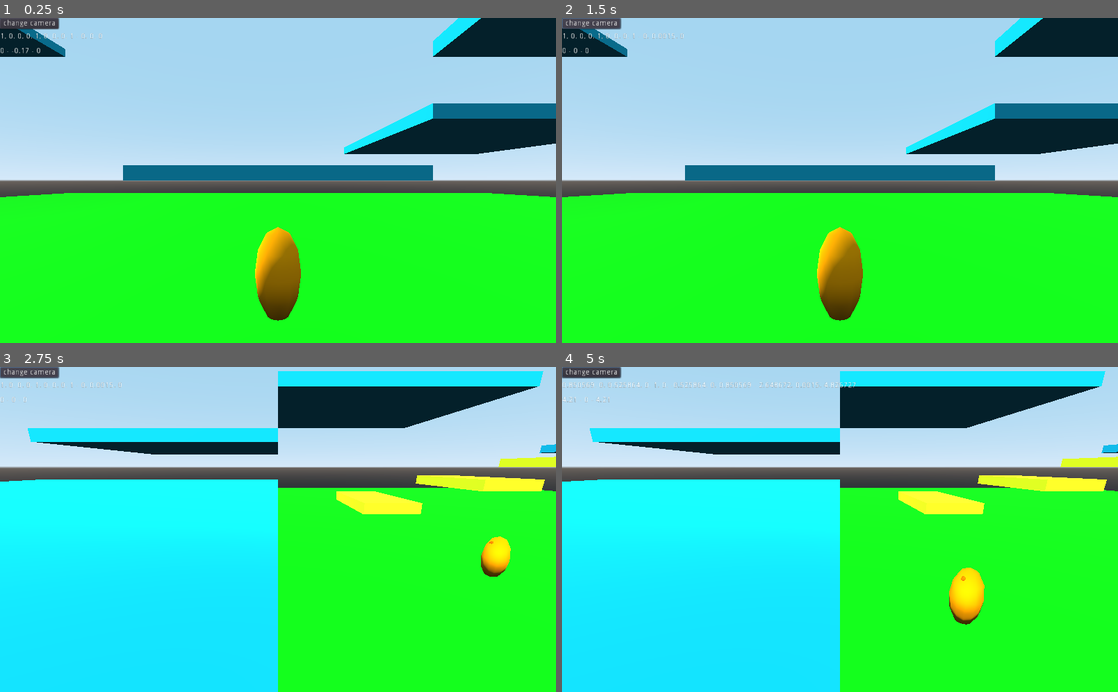
Above: before the commit, frames 1-4 (two rows, left to right).
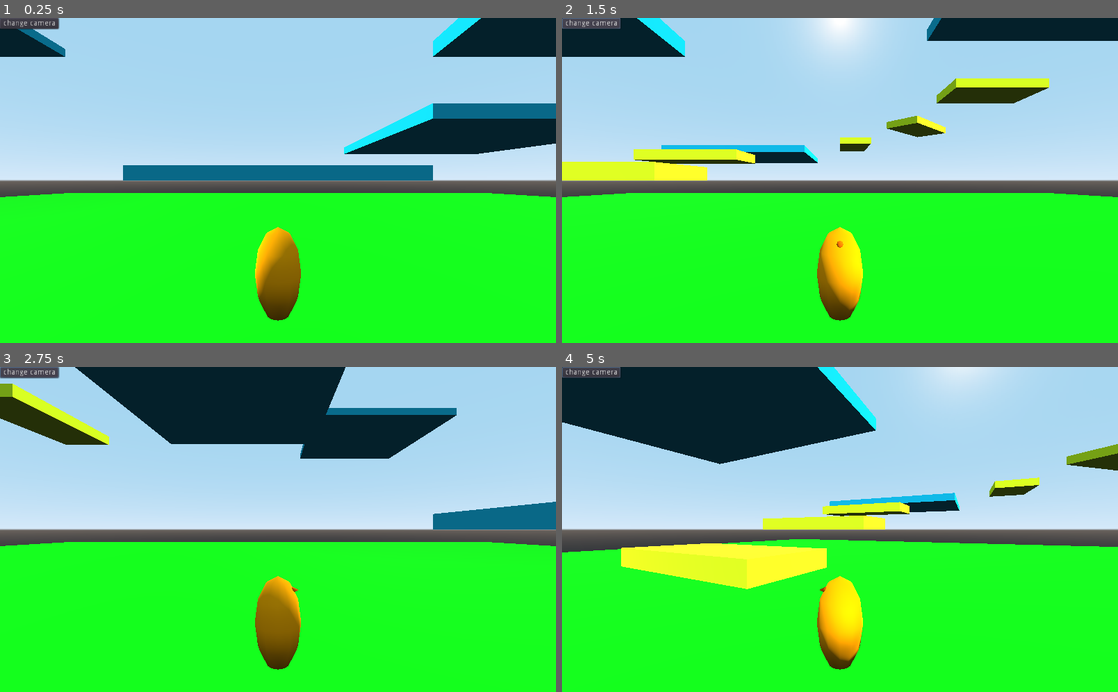
Above: after the commit, the same moments.

Repository: albesca/Test3dPlatformer
Game: Godot game, scene res://Assets/Scenes/Level.tscn
Two runs of this game, one before a commit and one after it. Both use one fixed random seed, a clock stepped at 60 frames per second and the inputs below.
Inputs (mouse positions are in pixels of both pictures, inside the frame that each line leads up to):
- Up to frame 1 (0.25 s): no input
- Up to frame 2 (1.5 s): click "change camera" at 0.5 s; click "change camera" at 1.25 s
- Up to frame 3 (2.75 s): click "change camera" at 2 s
- Up to frame 4 (5 s): tap Enter at 2.75 s; move the mouse to (962, 513) at 2.77 s; click (962, 513) at 2.92 s; tap Space at 3.5 s; drag from (728, 545) to (812, 594) at 3.52 s; move the mouse to (895, 458) at 4.27 s; click (895, 458) at 4.42 s

The runs differ from the first frame. In frame 1, 0.1% of the frame differs, in the area x 0-99%, y 4-56%; in frame 2, 19%; in frame 3, 70%; in frame 4, 71%, in the area x 0-100%, y 0-100%.

Commit message:
fixed missing jumps

Diff:
--- a/Assets/Scenes/Level.tscn
+++ b/Assets/Scenes/Level.tscn
@@ -17,14 +17,31 @@
 angle_precision = 0.01
 max_angle_to_move = 0.25
 
-[node name="Camera" type="Camera" parent="Player"]
+[node name="BackCamera" type="Camera" parent="Player"]
 transform = Transform( -1, 0, -3.25841e-07, 0, 1, 0, 3.25841e-07, 0, -1, 0, 3, -5 )
 current = true
+
+[node name="FrontCamera" type="Camera" parent="Player"]
+transform = Transform( 1, 0, 0, 0, 1, 0, 0, 0, 1, 0, 3, 5 )
+
+[node name="LeftCamera" type="Camera" parent="Player"]
+transform = Transform( -1.62921e-07, 0, 1, 0, 1, 0, -1, 0, -1.62921e-07, 5, 3, 0 )
+
+[node name="RightCamera" type="Camera" parent="Player"]
+transform = Transform( -1.62921e-07, 0, -1, 0, 1, 0, 1, 0, -1.62921e-07, -5, 3, 0 )
 
 [node name="DirectionalLight" type="DirectionalLight" parent="."]
 transform = Transform( 0.5, -0.433013, 0.75, 0, 0.866025, 0.5, -0.866025, -0.25, 0.433013, 0, 0, 0 )
 
-[node name="Label" type="Label" parent="."]
+[node name="DebugData" type="Control" parent="."]
+visible = false
+margin_right = 40.0
+margin_bottom = 40.0
+__meta__ = {
+"_edit_use_anchors_": false
+}
+
+[node name="Label" type="Label" parent="DebugData"]
 margin_top = 27.0
 margin_right = 40.0
 margin_bottom = 41.0
@@ -32,7 +49,7 @@
 "_edit_use_anchors_": false
 }
 
-[node name="Label2" type="Label" parent="."]
+[node name="Label2" type="Label" parent="DebugData"]
 margin_top = 54.0
 margin_right = 40.0
 margin_bottom = 68.0
@@ -90,6 +107,7 @@
 [node name="Ledge6" parent="." instance=ExtResource( 5 )]
 transform = Transform( 1, 0, 0, 0, 1, 0, 0, 0, 1, 17.5, 14, -22.5 )
 [connection signal="set_destination" from="Gound" to="." method="set_destination"]
+[connection signal="reset_level" from="Player" to="." method="reset_level"]
 [connection signal="pressed" from="Button" to="." method="switch_camera"]
 [connection signal="set_destination" from="Platform" to="." method="set_destination"]
 [connection signal="set_destination" from="Platform5" to="." method="set_destination"]
--- a/Assets/Scenes/Player.tscn
+++ b/Assets/Scenes/Player.tscn
@@ -24,10 +24,16 @@
 radius = 0.5
 material = SubResource( 2 )
 
-[node name="CSGCylinder" type="CSGCylinder" parent="."]
+[node name="Nose" type="CSGCylinder" parent="."]
 transform = Transform( 1, 0, 0, 0, -1.62921e-07, -1, 0, 1, -1.62921e-07, 0, 1.7, 0.35 )
 radius = 0.1
 height = 0.2
 cone = true
 material = SubResource( 3 )
+
+[node name="GroundDetector" type="RayCast" parent="."]
+transform = Transform( 1, 0, 0, 0, 1, 0, 0, 0, 1, 0, 0.1, 0 )
+enabled = true
+cast_to = Vector3( 0, -0.2, 0 )
+collision_mask = 8
 [connection signal="input_event" from="." to="." method="jump"]
--- /dev/null
+++ b/Assets/Scripts/Global.gd
@@ -0,0 +1,37 @@
+extends Node
+
+
+const DEFAULT_PRECISION = 0.01
+
+
+func round_vector3(vector, precision = DEFAULT_PRECISION):
+	var result = Vector3(
+		round(vector.x / precision) * precision,
+		round(vector.y / precision) * precision,
+		round(vector.z / precision) * precision
+	)
+	return result
+
+
+func are_basis_equal_ignore_axis(base_basis, target_basis, axis, precision):
+	var base_x = round_vector3(base_basis.x, precision)
+	var base_y = round_vector3(base_basis.y, precision)
+	var base_z = round_vector3(base_basis.z, precision)
+	var target_x = round_vector3(target_basis.x, precision)
+	var target_y = round_vector3(target_basis.y, precision)
+	var target_z = round_vector3(target_basis.z, precision)
+	if axis == Vector3.UP:
+		base_y = Vector3.ZERO
+		target_y = Vector3.ZERO
+	elif axis == Vector3.RIGHT:
+		base_x = Vector3.ZERO
+		target_x = Vector3.ZERO
+	elif axis == Vector3.FORWARD:
+		base_z = Vector3.ZERO
+		target_z = Vector3.ZERO
+
+	var result = false
+	if base_x == target_x and base_y == target_y and base_z == target_z:
+		result = true
+
+	return result
--- a/Assets/Scripts/Level.gd
+++ b/Assets/Scripts/Level.gd
@@ -1,25 +1,47 @@
 extends Spatial
 
 var counter = 500
+var cameras
+
+
+func _ready():
+	cameras = [$Player/BackCamera, $Player/LeftCamera, $Player/FrontCamera, \
+			$Player/RightCamera]
+
+
+func _process(_delta):
+	if counter > 15:
+		counter = 0
+		$DebugData/Label.text = str($Player.transform)
+		$DebugData/Label2.text = str(round($Player.velocity.x * 100.0) / \
+				100.0) + " - " + str(round($Player.velocity.y * 100.0) / \
+				100.0) + " - " + str(round($Player.velocity.x * 100.0) / 100.0)
+	else:
+		counter += 1
+
 
 func set_destination(destination_position):
 	print("destination: ", destination_position)
 	$Player.set_destination(destination_position)
 
 
-func _process(_delta):
-	if counter > 15:
-		counter = 0
-		$Label.text = str($Player.transform)
-		$Label2.text = str(round($Player.velocity.x * 100.0) / 100.0) + " - " + \
-				str(round($Player.velocity.y * 100.0) / 100.0) + " - " + \
-				str(round($Player.velocity.x * 100.0) / 100.0)
-	else:
-		counter += 1
+func switch_camera():
+	var next = false
+	for camera in cameras:
+		if next:
+			camera.current = true
+			next = false
+			break
+		if camera.current:
+			next = true
+
+	if next:
+		reset_camera()
 
 
-func switch_camera():
-	if $Player/Camera.current:
-		$Camera.current = true
-	else:
-		$Player/Camera.current = true
+func reset_camera():
+	cameras[0].current = true
+
+
+func reset_level():
+	reset_camera()
--- a/Assets/Scripts/Platform.gd
+++ b/Assets/Scripts/Platform.gd
@@ -4,7 +4,10 @@
 signal set_destination(destination_position)
 
 
-func set_destination(_camera, event, click_position, _click_normal, _shape_idx):
+func set_destination(_camera, event, click_position, click_normal, _shape_idx):
 	if event is InputEventMouseButton and event.button_index == BUTTON_LEFT \
 			and event.pressed:
-		emit_signal("set_destination", click_position)
+		if Global.round_vector3(click_normal) == Vector3.UP:
+			emit_signal("set_destination", click_position)
+		else:
+			print("I've been clicked from the sides or the bottom...")
--- a/Assets/Scripts/Player.gd
+++ b/Assets/Scripts/Player.gd
@@ -1,5 +1,6 @@
 extends KinematicBody
 
+signal reset_level
 
 const HEIGHT = 2.0
 const DRAG_FACTOR = 100.0
@@ -20,10 +21,12 @@
 var velocity = Vector3.ZERO
 var destination = null
 var running = false
+var jumping
 var speed = 0
 var last_distance_to_destination = 0
 var last_angle_to_destination = 0
 var starting_transform
+var standing_on_ground
 
 
 func _init():
@@ -36,11 +39,15 @@
 
 
 func _physics_process(delta):
+	standing_on_ground = !jumping and (is_on_floor() or \
+			$GroundDetector.is_colliding())
 	transform = transform.orthonormalized()
 	if velocity != Vector3.ZERO:
 		velocity = move_and_slide(velocity, Vector3.UP)
+		if is_on_floor():
+			jumping = false
 
-	if destination and is_on_floor():
+	if destination and standing_on_ground:
 		var angle_to_target = get_angle_to_target(destination)
 		if abs(angle_to_target) > angle_precision and \
 					(last_angle_to_destination == 0 or abs(angle_to_target) <= \
@@ -76,7 +83,7 @@
 
 		last_angle_to_destination = angle_to_target
 
-	if is_on_floor():
+	if standing_on_ground:
 		velocity.y = 0
 		if !destination:
 			if velocity.z != 0:
@@ -102,14 +109,13 @@
 func jump(_camera, event, click_position, _click_normal, _shape_idx):
 	if event is InputEventMouseButton and event.button_index == BUTTON_LEFT \
 			and event.pressed:
-		if is_on_floor():
+		if standing_on_ground and !jumping:
 			reset_destination()
 			velocity += get_jump_vector(click_position.y - transform.origin.y) \
 					* jump_strenght
+			jumping = true
 			print(velocity)
 		else:
-			#TODO add raycast to see if I'm actually in midair
-			#TODO add a counter since last jump to avoid double jump
 			print("I can't jump in midair!")
 
 
@@ -128,39 +134,6 @@
 		angle_to_target = (2 * PI - abs(angle_to_target)) * \
 				(abs(angle_to_target) / angle_to_target) * -1
 	return angle_to_target
-
-
-func are_basis_equal_ignore_axis(base_basis, target_basis, axis, precision):
-	var base_x = round_vector3(base_basis.x, precision)
-	var base_y = round_vector3(base_basis.y, precision)
-	var base_z = round_vector3(base_basis.z, precision)
-	var target_x = round_vector3(target_basis.x, precision)
-	var target_y = round_vector3(target_basis.y, precision)
-	var target_z = round_vector3(target_basis.z, precision)
-	if axis == Vector3.UP:
-		base_y = Vector3.ZERO
-		target_y = Vector3.ZERO
-	elif axis == Vector3.RIGHT:
-		base_x = Vector3.ZERO
-		target_x = Vector3.ZERO
-	elif axis == Vector3.FORWARD:
-		base_z = Vector3.ZERO
-		target_z = Vector3.ZERO
-
-	var result = false
-	if base_x == target_x and base_y == target_y and base_z == target_z:
-		result = true
-
-	return result
-
-
-func round_vector3(vector, precision):
-	var result = Vector3(
-		round(vector.x / precision) * precision,
-		round(vector.y / precision) * precision,
-		round(vector.z / precision) * precision
-	)
-	return result
 
 
 func set_destination(new_destination):
@@ -204,3 +177,4 @@
 	transform = starting_transform
 	reset_destination()
 	velocity = Vector3.ZERO
+	emit_signal("reset_level")
--- a/project.godot
+++ b/project.godot
@@ -19,6 +19,10 @@
 run/main_scene="res://Assets/Scenes/Level.tscn"
 config/icon="res://icon.png"
 
+[autoload]
+
+Global="*res://Assets/Scripts/Global.gd"
+
 [layer_names]
 
 3d_physics/layer_1="Player"
